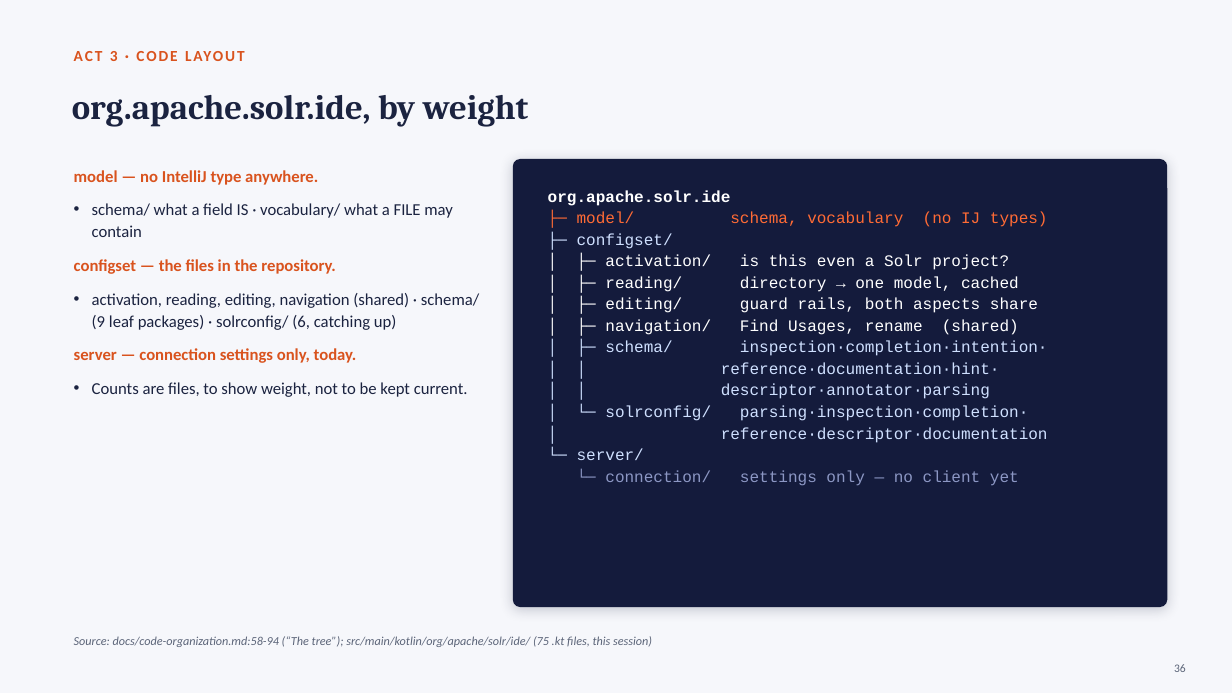
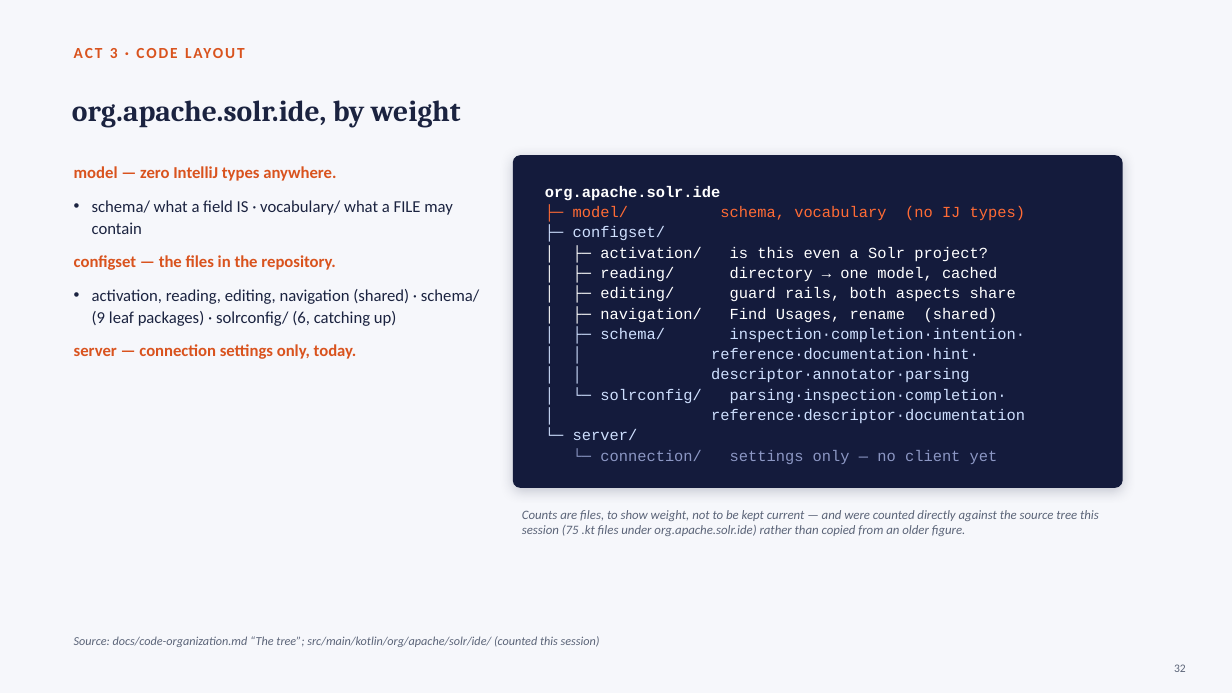
Before and after one commit to adityamparikh/solr-intellij-plugin, a slide deck: slide 32 of docs/presentation/solr-intellij-plugin.pptx (slide 36 before the commit). Drawn at 1232x693 pixels with LibreOffice and Linux fonts; fonts in the diff are those of the drawing. Boxes give left, top, right and bottom in pixels: in the first picture for what was removed or moved away, otherwise in the second. Text is boxed around its words. In the diff, an @@ line names an element or a change of style, - is before the commit and + after.

```diff
--- a/docs/presentation/solr-intellij-plugin.pptx
+++ b/docs/presentation/solr-intellij-plugin.pptx
@@ text "org.apache.solr.ide, by weight" at (x1=72, y1=100, x2=461, y2=127): size 27 to 23 pt; line spacing 1 to 1.03 @@
@@ text at (x1=74, y1=166, x2=336, y2=181): text changed @@
-model — no IntelliJ type anywhere.
+model — zero IntelliJ types anywhere.
@@ rounded rectangle resized from (x1=513, y1=159, x2=1167, y2=607) to (x1=513, y1=155, x2=1123, y2=488) @@
@@ rounded rectangle at (x1=513, y1=155, x2=1123, y2=488): proportions changed @@
@@ text "org.apache.solr.ide" at (x1=545, y1=186, x2=1025, y2=464): size 12.5 to 12 pt; line spacing 1.12 to 1.1 @@
@@ text at (x1=92, y1=382, x2=468, y2=397): paragraph removed @@
-• Counts are files, to show weight, not to be kept current.
@@ text added at (x1=522, y1=510, x2=1099, y2=536), 10 pt, text #5B6478, italic @@
+Counts are files, to show weight, not to be kept current — and were counted directly against the source tree this session (75 .kt files under org.apache.solr.ide) rather than copied from an older figure.
@@ text at (x1=74, y1=636, x2=600, y2=647): text changed @@
-Source: docs/code-organization.md:58-94 (“The tree”); src/main/kotlin/org/apache/solr/ide/ (75 .kt files, this session)
+Source: docs/code-organization.md “The tree”; src/main/kotlin/org/apache/solr/ide/ (counted this session)
@@ text at (x1=1174, y1=664, x2=1186, y2=672): text changed @@
-36
+32
```
Also in this commit, not shown: 7 other slides changed, 29 slides added, 33 slides removed, 2 other files.
